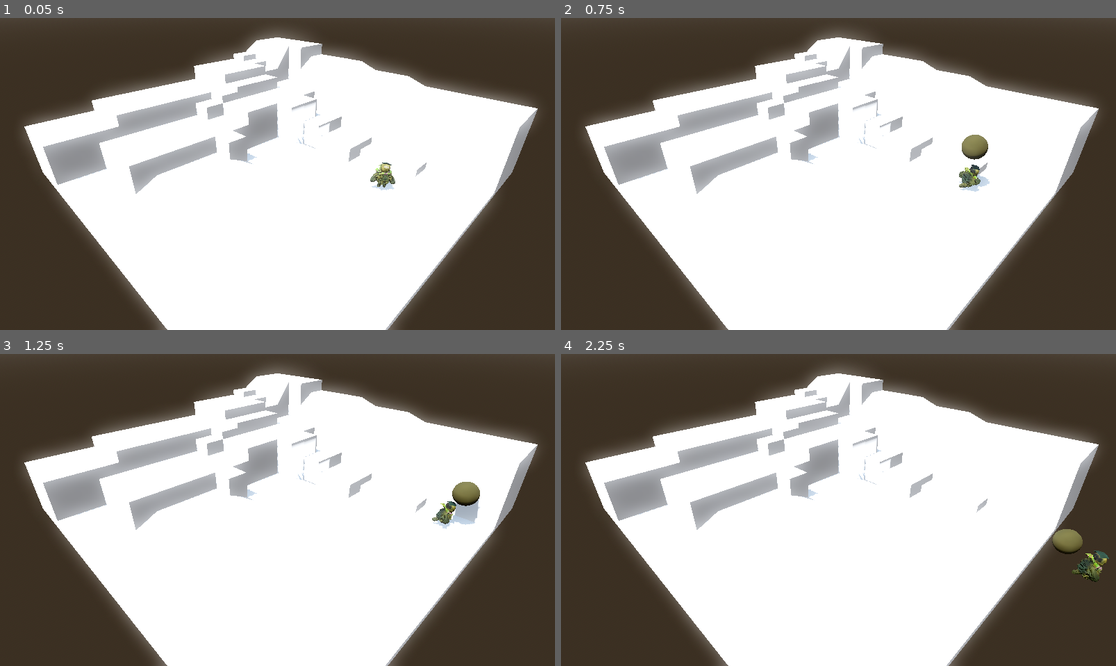
Above: before the commit, frames 1-4 (two rows, left to right).
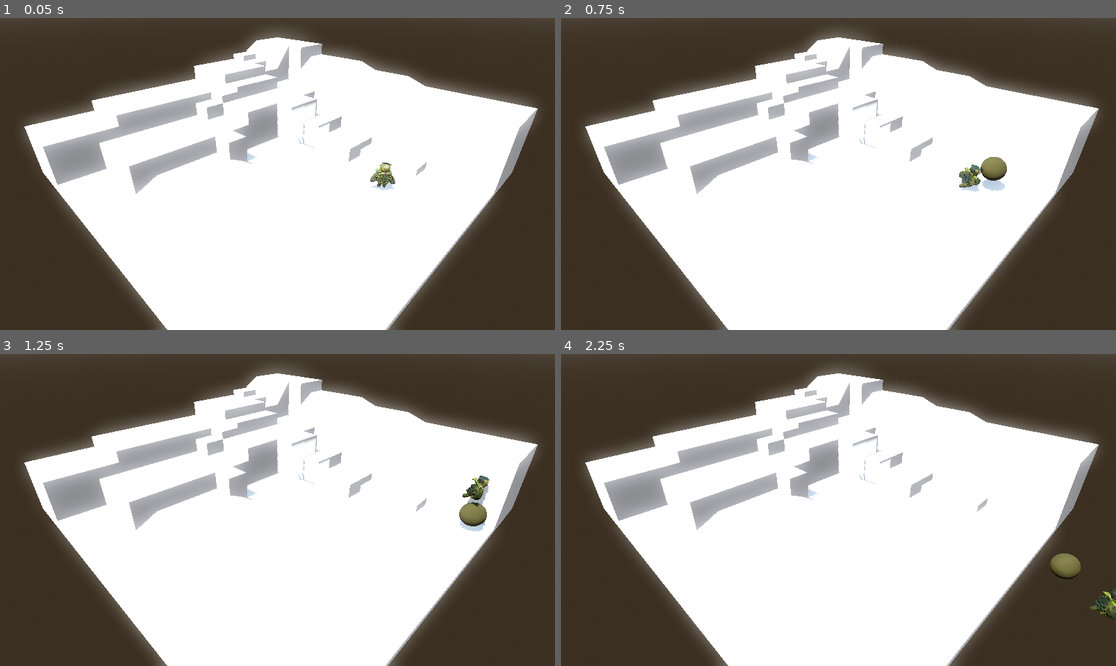
Above: after the commit, the same moments.

Repository: ericvolpone/godot-gridfighter
Game: Godot game, scene res://scenes/game.tscn
Two runs of this game, one before a commit and one after it. Both use one fixed random seed, a clock stepped at 60 frames per second and the inputs below.
Inputs:
- Up to frame 1 (0.05 s): no input
- Up to frame 2 (0.75 s): tap Enter at 0.5 s; hold D (move_right) from 0.53 s (still down); tap E (combat_1) at 0.6 s
- Up to frame 3 (1.25 s): keep holding D (move_right); tap Space (jump) at 0.77, 0.8, 1.07 s
- Up to frame 4 (2.25 s): release D (move_right) at 1.28 s; hold S (move_down) 1.28-2.03 s; tap Space (jump) at 1.35, 1.52, 1.82 s; tap E (combat_1) at 1.55, 2.1 s; hold D (move_right) from 2.03 s (still down)

Frame 1 is identical in both runs. In frame 2, 0.7% of the frame differs, in the area x 72-81%, y 37-56%; in frame 3, 1.1%; in frame 4, 1.1%, in the area x 88-100%, y 56-86%.

Commit message:
Implemented knockback!

Diff:
--- a/project.godot
+++ b/project.godot
@@ -18,6 +18,10 @@
 [debug]
 
 gdscript/warnings/untyped_declaration=2
+
+[display]
+
+window/size/mode=2
 
 [input]
 
--- a/scenes/game.tscn
+++ b/scenes/game.tscn
@@ -34,5 +34,5 @@
 transform = Transform3D(1, 0, 0, 0, 0.866025, 0.5, 0, -0.5, 0.866025, 0, 8, 14)
 fov = 50.0
 
-[node name="CharacterBody3D" parent="." instance=ExtResource("2_lnu2h")]
+[node name="Player" parent="." instance=ExtResource("2_lnu2h")]
 transform = Transform3D(1, 0, 0, 0, 1, 0, 0, 0, 1, 4.50793, 0.210684, 1.74635)
--- a/scenes/player.tscn
+++ b/scenes/player.tscn
@@ -7,7 +7,7 @@
 [sub_resource type="CapsuleShape3D" id="CapsuleShape3D_g2els"]
 height = 1.27028
 
-[node name="PlayerCharacterBody3D" type="CharacterBody3D"]
+[node name="Player_CharacterBody3D" type="CharacterBody3D"]
 transform = Transform3D(0.4, 0, 0, 0, 0.4, 0, 0, 0, 0.4, 0, 0, 0)
 script = ExtResource("1_g2els")
 rock_scene = ExtResource("2_qhqgy")
--- a/scenes/rock.tscn
+++ b/scenes/rock.tscn
@@ -4,7 +4,7 @@
 
 [sub_resource type="PhysicsMaterial" id="PhysicsMaterial_t8sxr"]
 resource_local_to_scene = true
-friction = 0.6
+friction = 0.5
 rough = true
 bounce = 0.5
 
@@ -22,14 +22,13 @@
 [sub_resource type="SphereMesh" id="SphereMesh_mek2u"]
 material = SubResource("StandardMaterial3D_1di36")
 
-[node name="Rock" type="Node3D"]
+[node name="Rock_RigidBody3D" type="RigidBody3D"]
+mass = 30.0
+physics_material_override = SubResource("PhysicsMaterial_t8sxr")
 script = ExtResource("1_1di36")
 
-[node name="RigidBody3D" type="RigidBody3D" parent="."]
-physics_material_override = SubResource("PhysicsMaterial_t8sxr")
-
-[node name="CollisionShape3D" type="CollisionShape3D" parent="RigidBody3D"]
+[node name="CollisionShape3D" type="CollisionShape3D" parent="."]
 shape = SubResource("SphereShape3D_t8sxr")
 
-[node name="MeshInstance3D" type="MeshInstance3D" parent="RigidBody3D"]
+[node name="MeshInstance3D" type="MeshInstance3D" parent="."]
 mesh = SubResource("SphereMesh_mek2u")
--- a/scripts/player.gd
+++ b/scripts/player.gd
@@ -11,6 +11,10 @@
 var combat_1_cd: float = 3.0;
 var combat_1_is_ready: bool = true;
 
+var is_knocked: bool = false
+var knockback_velocity: Vector3 = Vector3.ZERO
+var knockback_timer: float = 0.0
+
 func _physics_process(delta: float) -> void:
 	# Add the gravity.
 	process_movement(delta);
@@ -18,7 +22,14 @@
 
 func process_combat_actions(delta: float) -> void:
 	if (Input.is_action_just_pressed("combat_1") and combat_1_is_ready):
-		print("Combat 1");
+		# Spawn a rock
+		var rock: RigidBody3D = rock_scene.instantiate();
+		get_parent_node_3d().add_child(rock);
+		rock.global_position = global_position + (mesh.get_global_transform().basis.z.normalized());
+		rock.global_position.y += 1;
+		print(mesh.rotation);
+		rock.apply_impulse(mesh.get_global_transform().basis.z * 25)
+
 		combat_1_is_ready = false;
 		var timer: Timer = Timer.new();
 		add_child(timer)
@@ -27,40 +38,44 @@
 			func() -> void:
 				combat_1_is_ready = true;
 				print("Done")
+				rock.queue_free();
 				timer.queue_free()
 				);
 		timer.start();
-
-		# Spawn a rock
-		var rock: Node = rock_scene.instantiate();
-		get_parent_node_3d().add_child(rock);
-		rock.global_position = global_position;
-		rock.global_position.y += 2;
-		var rock_rb: RigidBody3D = rock.get_node("RigidBody3D");
-		print(mesh.rotation);
-		rock_rb.apply_impulse(mesh.get_global_transform().basis.z * 25
-	);
 
 func process_movement(delta: float) -> void:
 	if not is_on_floor():
 		velocity += get_gravity() * delta
 
-	# Handle jump.
-	if Input.is_action_just_pressed("jump") and is_on_floor():
-		velocity.y = JUMP_VELOCITY
+	if is_knocked:
+		velocity = knockback_velocity
+		knockback_timer -= delta
+		if knockback_timer <= 0.0:
+			is_knocked = false
+			velocity = Vector3.ZERO
+	else:
+		# Handle jump.
+		if Input.is_action_just_pressed("jump") and is_on_floor():
+			velocity.y = JUMP_VELOCITY
 
-	# Get the input direction and handle the movement/deceleration.
-	# As good practice, you should replace UI actions with custom gameplay actions.
-	var input_dir := Input.get_vector("move_left", "move_right", "move_up", "move_down")
-	var direction := (transform.basis * Vector3(input_dir.x, 0, input_dir.y)).normalized()
-	if direction:
-		animator.play("rockguy_anim_lib/RockGuy_Run")
-		velocity.x = direction.x * SPEED
-		velocity.z = direction.z * SPEED
-		mesh.rotation.y = -atan2(-direction.x, direction.z)
-	else:
-		animator.play("rockguy_anim_lib/RockGuy_Idle")
-		velocity.x = move_toward(velocity.x, 0, SPEED)
-		velocity.z = move_toward(velocity.z, 0, SPEED)
+		# Get the input direction and handle the movement/deceleration.
+		# As good practice, you should replace UI actions with custom gameplay actions.
+		var input_dir := Input.get_vector("move_left", "move_right", "move_up", "move_down")
+		var direction := (transform.basis * Vector3(input_dir.x, 0, input_dir.y)).normalized()
+		if direction:
+			animator.play("rockguy_anim_lib/RockGuy_Run", 0.3)
+			velocity.x = direction.x * SPEED
+			velocity.z = direction.z * SPEED
+			mesh.rotation.y = -atan2(-direction.x, direction.z)
+		else:
+			animator.play("rockguy_anim_lib/RockGuy_Idle", 0.3)
+			velocity.x = move_toward(velocity.x, 0, SPEED)
+			velocity.z = move_toward(velocity.z, 0, SPEED)
 
 	move_and_slide()
+
+func knock_back(direction: Vector3, strength: float, duration: float) -> void:
+	knockback_velocity = direction * strength
+	knockback_timer = duration
+	is_knocked = true
+	# Probably need a knockdown animation here!
--- a/scripts/rock.gd
+++ b/scripts/rock.gd
@@ -1,8 +1,19 @@
-extends Node3D
+extends RigidBody3D
 
-@onready var rigid_body: RigidBody3D = $RigidBody3D;
+func _ready() -> void:
+	contact_monitor = true
+	max_contacts_reported = 4
+	self.body_entered.connect(_on_body_entered)
+
+func _on_body_entered(body: Node) -> void:
+	if body is CharacterBody3D:
+		var player := body as CharacterBody3D
+		var impact_force: float = linear_velocity.length()
+		if impact_force > 1:
+			var direction: Vector3 = (player.global_transform.origin - global_transform.origin).normalized()
+			player.knock_back(direction, impact_force, 1.0)
 
 func _physics_process(delta: float) -> void:
-	if(rigid_body.global_position.y < -5.0):
+	if(global_position.y < -5.0):
 		print("Fell off map, deleting rock");
 		queue_free();
